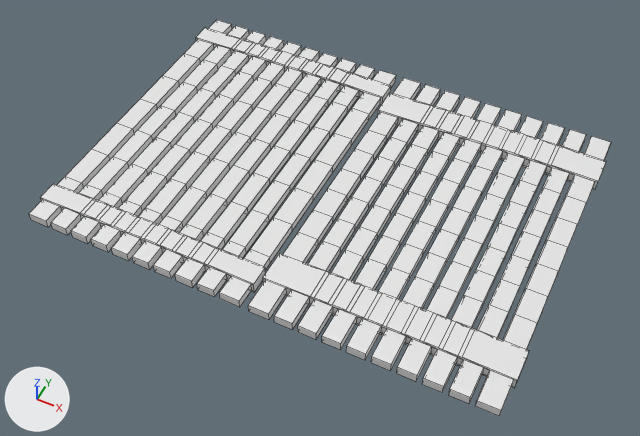
The Blender file Assets/Blender/WoodPlatform10x15.blend as it was, and as the next commit left it.
The view is the same before and after, from a 50 mm lens placed at (33.5, -43.2, 54.8), pointed at (10.7, 2.4, -2.2). The axes (+X, +Y, +Z) are drawn at lower left. The lights are the same throughout. Mesh edges are drawn as thin lines.

The scene before the commit, as lines of its bpy script (objects in view):
```python
me_cube_001 = bpy.data.meshes.new('Cube.001')
me_cube_001.from_pydata(...)  # 480 vertices, 380 faces; spans x -1.0..1.0, y -1.0..2.0, z -1.0..1.0
me_cube_002 = bpy.data.meshes.new('Cube.002')
me_cube_002.from_pydata(...)  # 640 vertices, 656 faces; spans x -1.02..1.02, y -1.0..1.0, z -1.54..1.54
me_cube_003 = bpy.data.meshes.new('Cube.003')
me_cube_003.from_pydata(...)  # 320 vertices, 276 faces; spans x -1.02..1.02, y -0.82..1.82, z -1.54..1.54
ob_cube = bpy.data.objects.new('Cube', me_cube_001)
ob_cube.location = (0.0, 0.0, 0.0)
ob_cube.scale = (10.0, 10.0, 0.39)
ob_cube_001 = bpy.data.objects.new('Cube.001', me_cube_002)
ob_cube_001.location = (20.79, 4.97, 0.0)
ob_cube_001.scale = (10.0, 15.0, 0.39)
ob_cube_002 = bpy.data.objects.new('Cube.002', me_cube_003)
ob_cube_002.location = (0.0, 0.0, 0.0)
ob_cube_002.scale = (10.0, 10.0, 0.39)
```
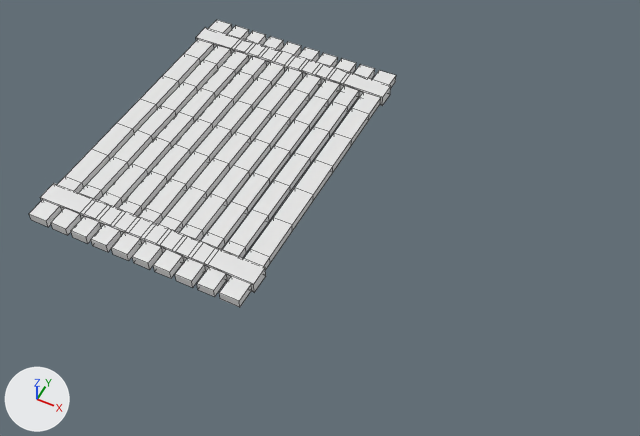
Where the change shows, as pixel boxes (x1, y1, x2, y2) in the pictures (640 x 436 px):
```json
{"object": "Cube.001", "change": "deleted", "before": [248, 78, 611, 416]}
```

The change, as JSON lines over the scene's bpy script:
```json
{"op": "remove", "block": "ob_cube_001", "code": ["ob_cube_001 = bpy.data.objects.new('Cube.001', me_cube_002)", "ob_cube_001.location = (20.79, 4.97, 0.0)", "ob_cube_001.scale = (10.0, 15.0, 0.39)"]}
```
